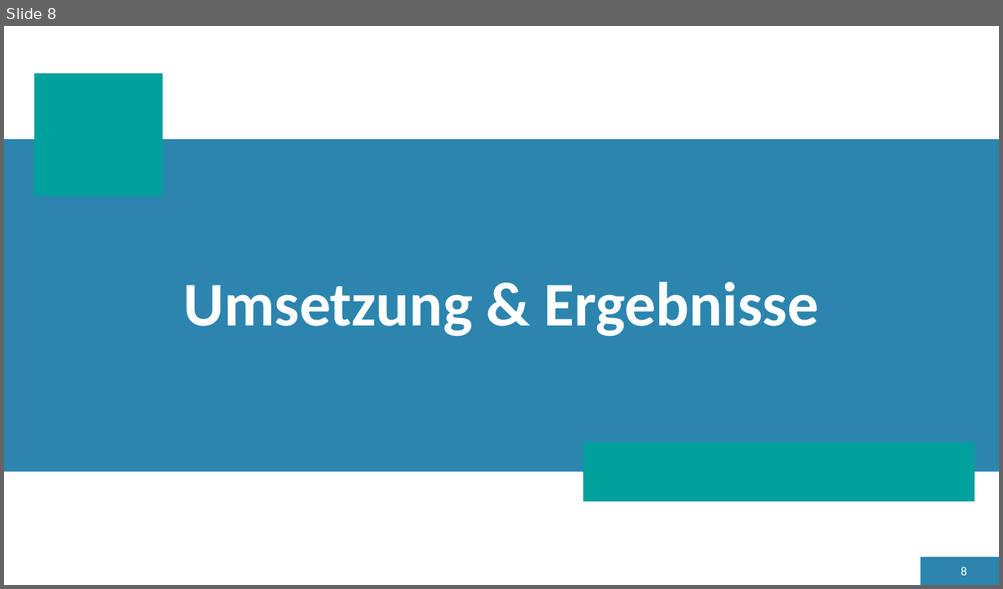
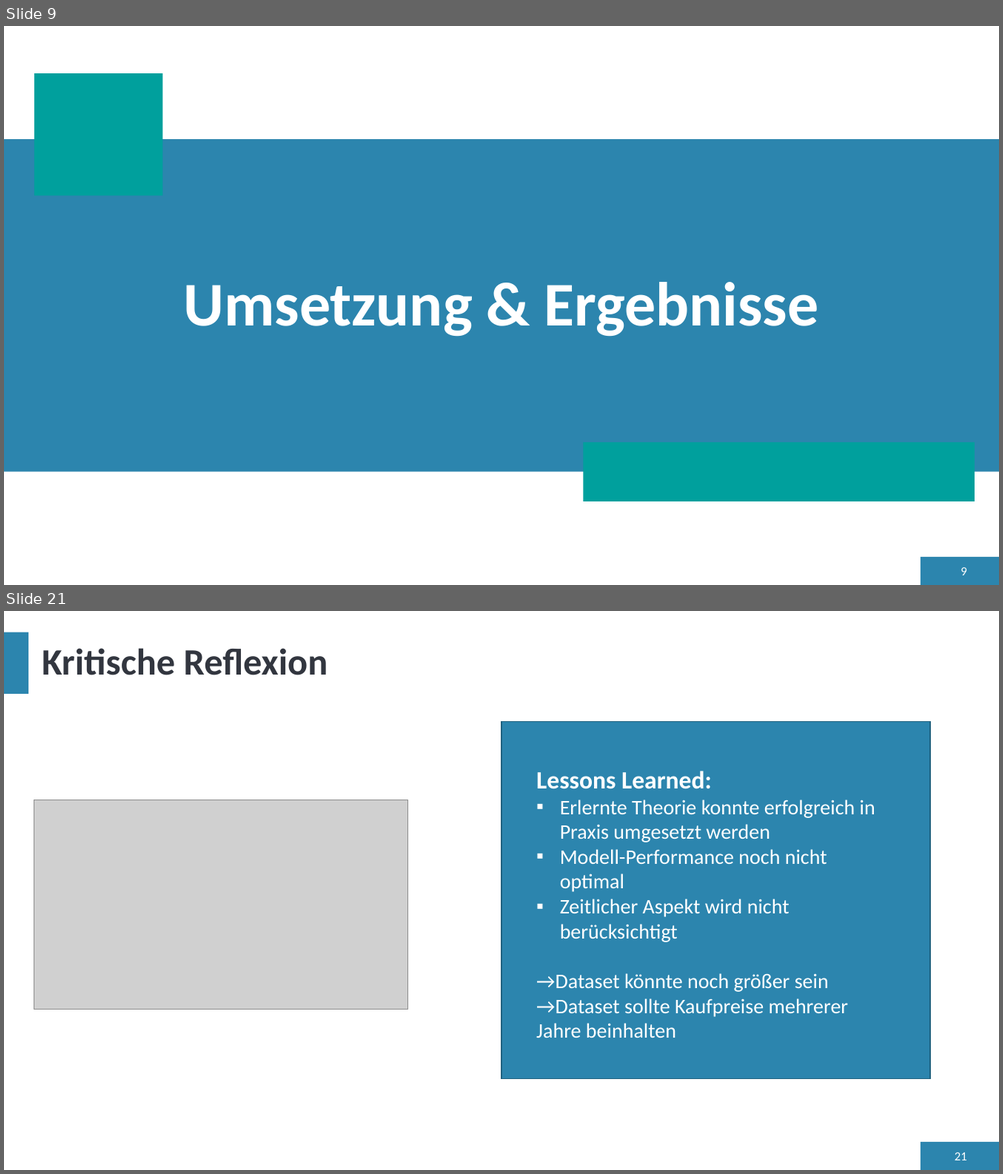
Before and after one commit to LennartFertig/DataExploration_HousePriceSeattle, a slide deck: HousePricePrediction_Präsentation.pptx. Shown one above the other, each under a label of ours: slide 8 before the commit, slides 9 and 21 after it; the slides between them are not shown. The pictures are 1003x589 and 1003x1174 pixels, drawn with LibreOffice and Linux fonts; fonts in the diff are those of the drawing; grey boxes stand for pictures. Boxes give left, top, right and bottom in pixels: in the first picture for what was removed or moved away, otherwise in the second. Text is boxed around its words. In the diff, an @@ line names an element or a change of style, - is before the commit and + after.

```diff
--- a/HousePricePrediction_Präsentation.pptx
+++ b/HousePricePrediction_Präsentation.pptx
@@ slide 21 added at (x1=4, y1=611, x2=999, y2=1170), background #FFFFFF; not listed: 2 template elements that a slide beside it also shows @@
@@ title added at (x1=42, y1=648, x2=328, y2=675), 36 pt, text #32363F, bold @@
+Kritische Reflexion
@@ rectangle added at (x1=502, y1=722, x2=930, y2=1079), fill #2C85AE, outline #216281 1 pt @@
@@ text added at (x1=536, y1=771, x2=875, y2=1038), 20 pt, text #FFFFFF @@
+Lessons Learned:
+▪ Erlernte Theorie konnte erfolgreich in Praxis umgesetzt werden
+▪ Modell-Performance noch nicht optimal
+▪ Zeitlicher Aspekt wird nicht berücksichtigt
+→Dataset könnte noch größer sein
+→Dataset sollte Kaufpreise mehrerer Jahre beinhalten
@@ picture added at (x1=34, y1=800, x2=407, y2=1009) @@
@@ page number added at (x1=954, y1=1153, x2=967, y2=1161), 12 pt, text #FFFFFF @@
+21
@@ what was slide 8 is now slide 9 @@
@@ page number at (x1=960, y1=568, x2=966, y2=576): text changed @@
-8
+9
```
Also in this commit, not shown: 11 slides changed, 6 other slides added, 1 slide removed.
